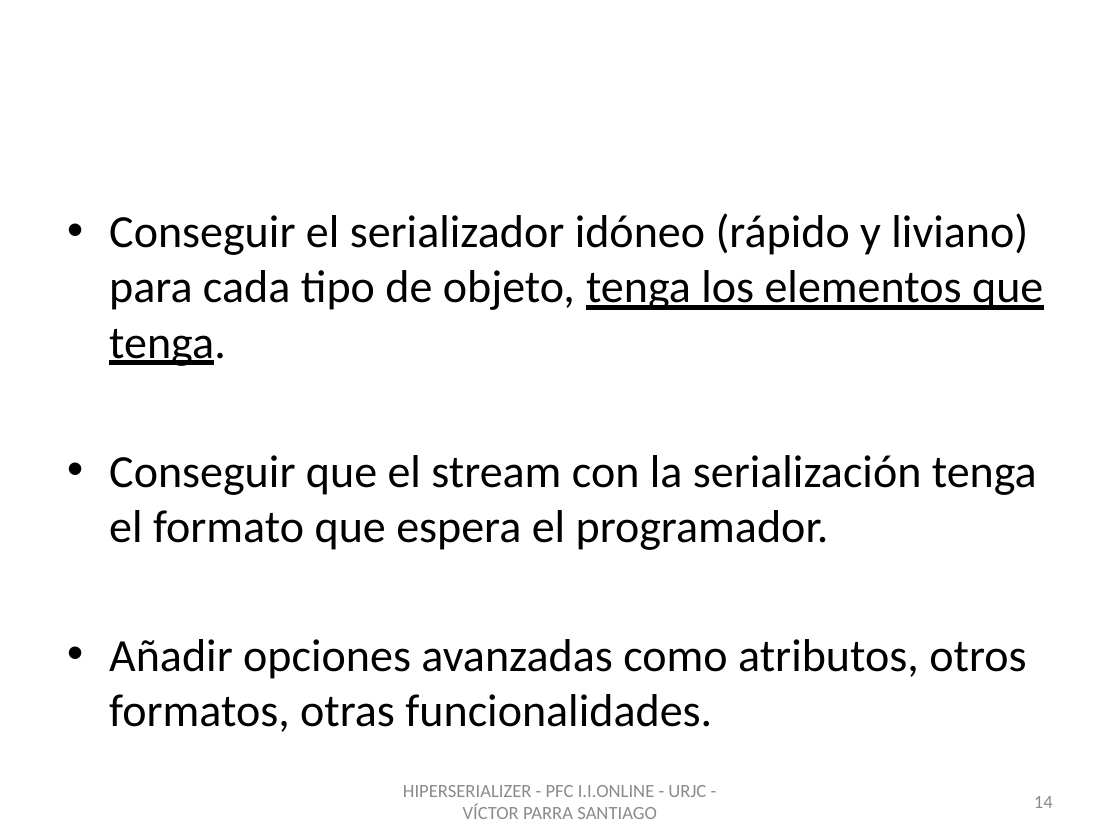
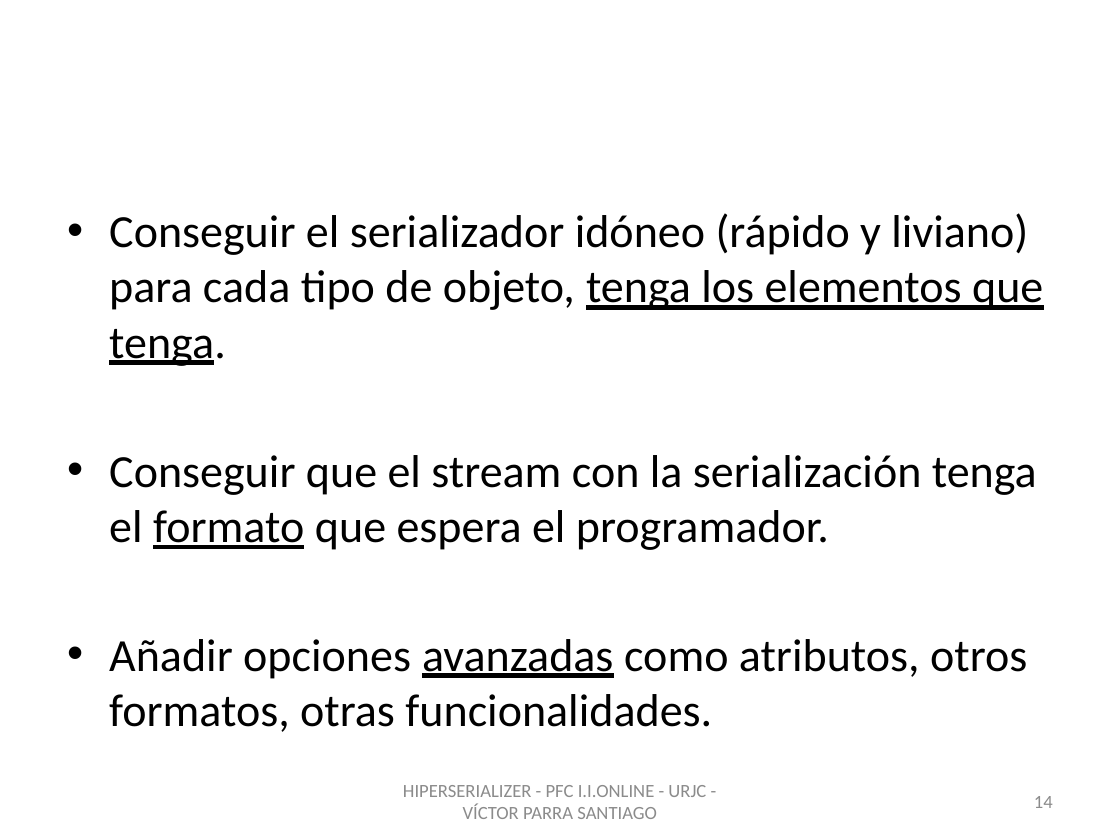
Before and after one commit to vitiparra/ProyectoFinDeCarrera, a slide deck: slide 14 of Memoria/HiperSerializer.pptx. Drawn at 1120x840 pixels with LibreOffice and Linux fonts; fonts in the diff are those of the drawing; background and template pictures are left out. Boxes give left, top, right and bottom in pixels: in the first picture for what was removed or moved away, otherwise in the second. Text is boxed around its words. In the diff, an @@ line names an element or a change of style, - is before the commit and + after.

```diff
--- a/Memoria/HiperSerializer.pptx
+++ b/Memoria/HiperSerializer.pptx
@@ text at box(109, 455, 1037, 732): underline on in "formato", "avanzadas" @@
```
Also in this commit, not shown: 9 other slides changed, 2 slides added, 1 other file.
